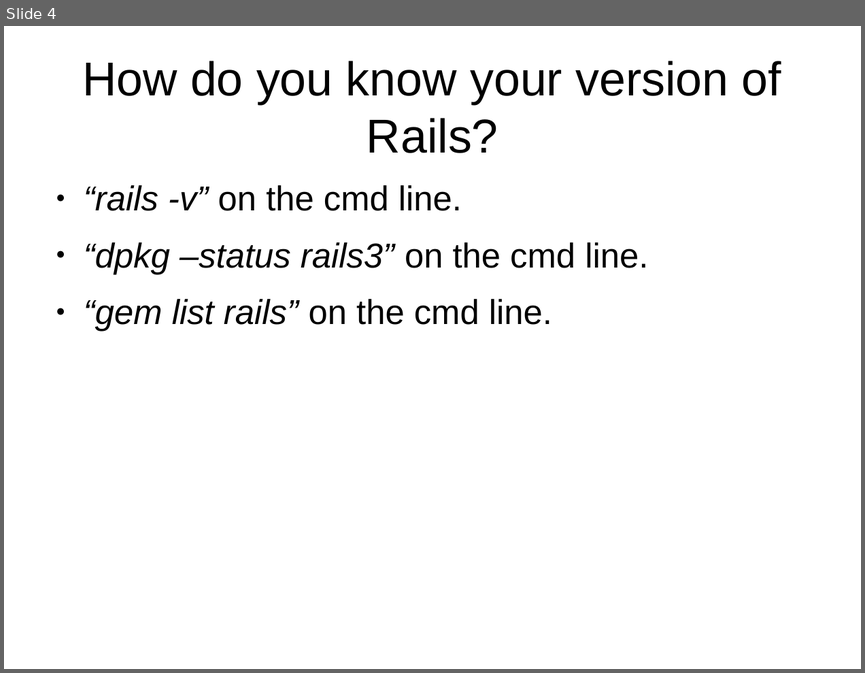
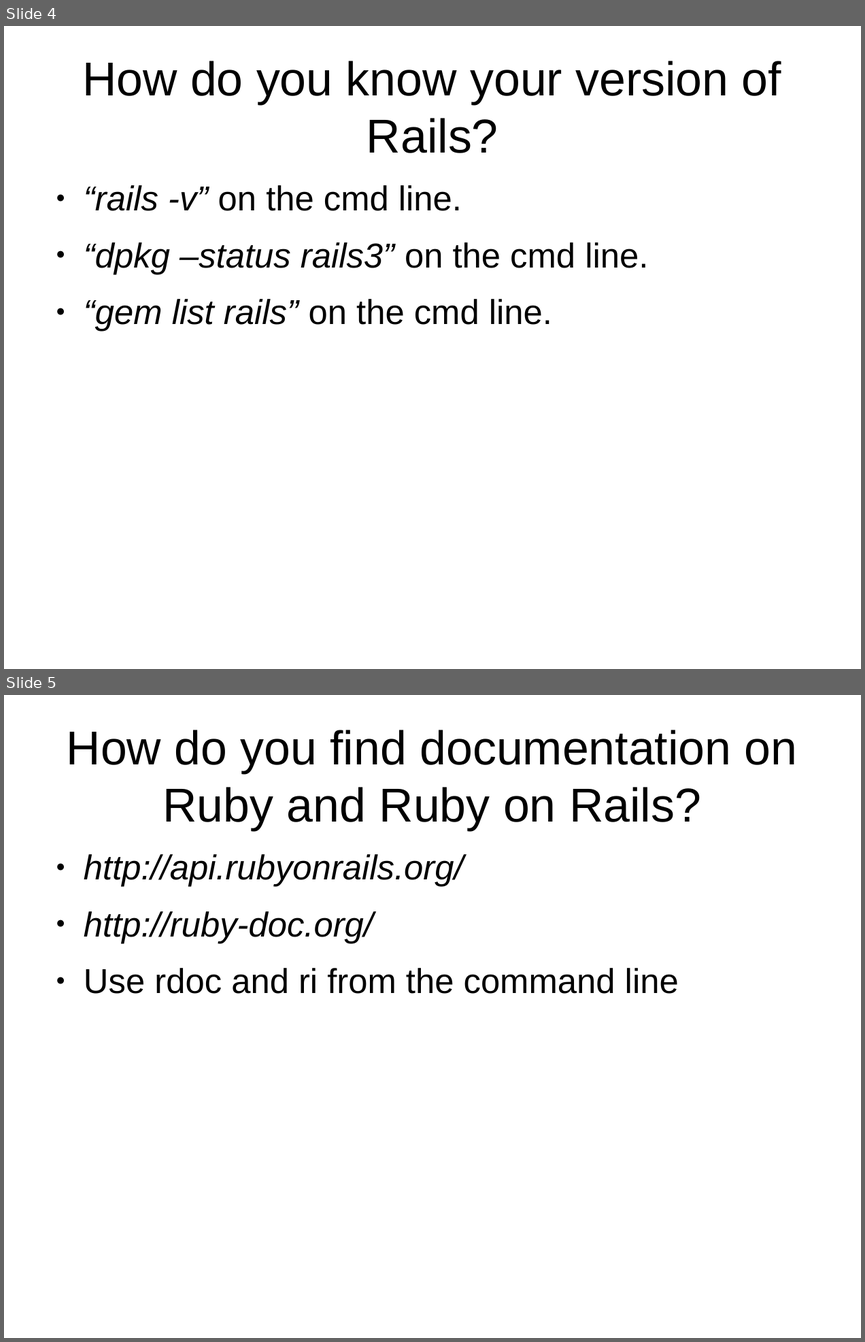
Before and after one commit to veltzer/demos, a slide deck: ruby/doc/ror.odp. Shown one above the other, each under a label of ours: slide 4 before the commit, slides 4 and 5 after it. The pictures are 865x673 and 865x1342 pixels, drawn with LibreOffice and Linux fonts; fonts in the diff are those of the drawing. Boxes give left, top, right and bottom in pixels: in the first picture for what was removed or moved away, otherwise in the second. Text is boxed around its words. In the diff, an @@ line names an element or a change of style, - is before the commit and + after.

Commit message:
more on ror

```diff
--- a/ruby/doc/ror.odp
+++ b/ruby/doc/ror.odp
@@ slide 5 added at (4,695,861,1338), background #FFFFFF @@
@@ title added at (67,730,798,830), 44 pt, text #000000 @@
+How do you find documentation on Ruby and Ruby on Rails?
@@ text added at (84,854,679,994), 32 pt, text #000000, italic @@
+● http://api.rubyonrails.org/
+● http://ruby-doc.org/
+● Use rdoc and ri from the command line
```
